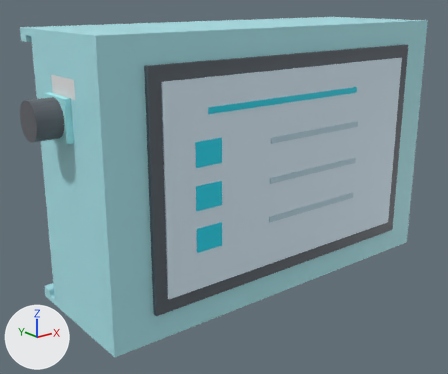
An edit to the glTF model public/models/sipdus3d.glb, drawn before and after from the same camera.
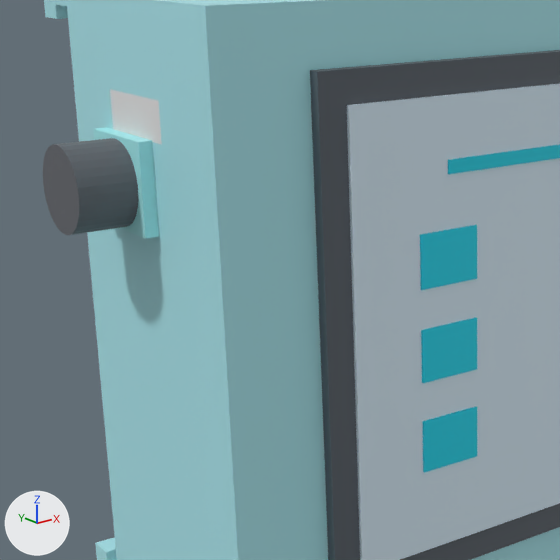
Old and new are each drawn whole from a 50 mm lens placed at (-100.3, -137.0, -5.2), pointed at (-5.1, -18.1, -52.7) and again close up on the part from 0% to 58% of the width and 9% to 78% of the height. The lights are fixed; the arrows at lower left show +X, +Y and +Z. The last two pictures show the newer version. Where no turn or scale is listed for an object, it has been applied to the vertices.

The scene before the commit, as lines of its bpy script (objects in view):
```python
me_botao_lateral = bpy.data.meshes.new('Botao_lateral')
me_botao_lateral.from_pydata(...)  # a 32-sided cylinder along x spanning x -54.7..-47.7, y -22.2..-13.8, z -33.7..-25.3
me_botao_lateral.materials.append(mat_defaultmaterial)
me_painel_azul_ajuste_abertura = bpy.data.meshes.new('Painel_azul_ajuste_abertura')
me_painel_azul_ajuste_abertura.from_pydata(...)  # a box spanning x -49.0..-47.5, y -23.0..-13.0, z -34.0..-25.0
me_painel_azul_ajuste_abertura.materials.append(mat_defaultmaterial_011)
me_tela_frontal = bpy.data.meshes.new('Tela_frontal')
me_tela_frontal.from_pydata(...)  # a box spanning x -34.9..39.9, y -36.5..-36.0, z -67.5..-21.5
me_tela_frontal.materials.append(mat_defaultmaterial_008)
ob_botao_lateral = bpy.data.objects.new('Botao_lateral', me_botao_lateral)
ob_botao_lateral.location = (0.0, 0.0, 0.0)
ob_painel_azul_ajuste_abertura = bpy.data.objects.new('Painel_azul_ajuste_abertura', me_painel_azul_ajuste_abertura)
ob_painel_azul_ajuste_abertura.parent = ob_world
ob_painel_azul_ajuste_abertura.location = (0.0, 0.0, 0.0)
ob_tela_frontal = bpy.data.objects.new('Tela_frontal', me_tela_frontal)
ob_tela_frontal.location = (0.0, 0.0, 0.0)
# also in view: 'Icone_interface_2' at (-24.0, -36.6, -46.5); 'Icone_interface_3' at (-24.0, -36.6, -56.0); 'Interface_cabecalho' at (-0.9, -36.6, -28.2); 'Icone_interface_1' at (-24.0, -36.6, -37.0); 'Cubo' at (-47.1, -19.7, -23.2)
```
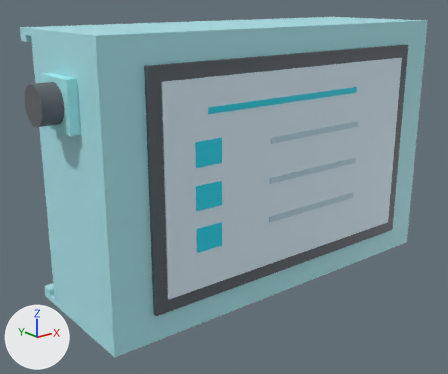
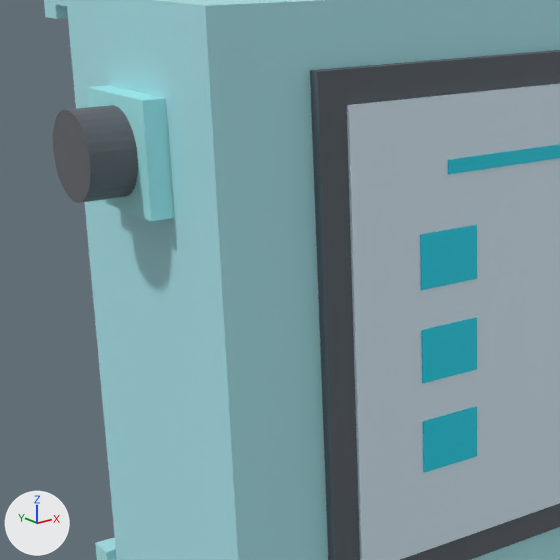
Where the newer file only moved an object's origin or applied its transform, the numbers keep the older frame.

Location of each change, [x1, y1, x2, y2] in pixels of the close-ups (560 x 560 px):
'Botao_lateral', moved
    before: [43, 138, 138, 235]
    after: [53, 105, 138, 203]
'Painel_azul_ajuste_abertura', moved, rescaled (31% wider, 21% taller)
    before: [93, 127, 159, 239]
    after: [87, 85, 174, 221]
'Cubo', unchanged, covered by the edit
    before: [110, 89, 162, 145]

Patch to the scene script:
```diff
--- a/public/models/sipdus3d.glb.py
+++ b/public/models/sipdus3d.glb.py
@@ ob_botao_lateral @@
 ob_botao_lateral = bpy.data.objects.new('Botao_lateral', me_botao_lateral)
-ob_botao_lateral.location = (0.0, 0.0, 0.0)
+ob_botao_lateral.location = (0.4, -2.4, 3.4)
@@ ob_painel_azul_ajuste_abertura @@
 ob_painel_azul_ajuste_abertura.parent = ob_world
-ob_painel_azul_ajuste_abertura.location = (0.0, 0.0, 0.0)
+ob_painel_azul_ajuste_abertura.location = (27.04, 1.219, 9.192)
+ob_painel_azul_ajuste_abertura.scale = (1.57, 1.2, 1.2)
```
